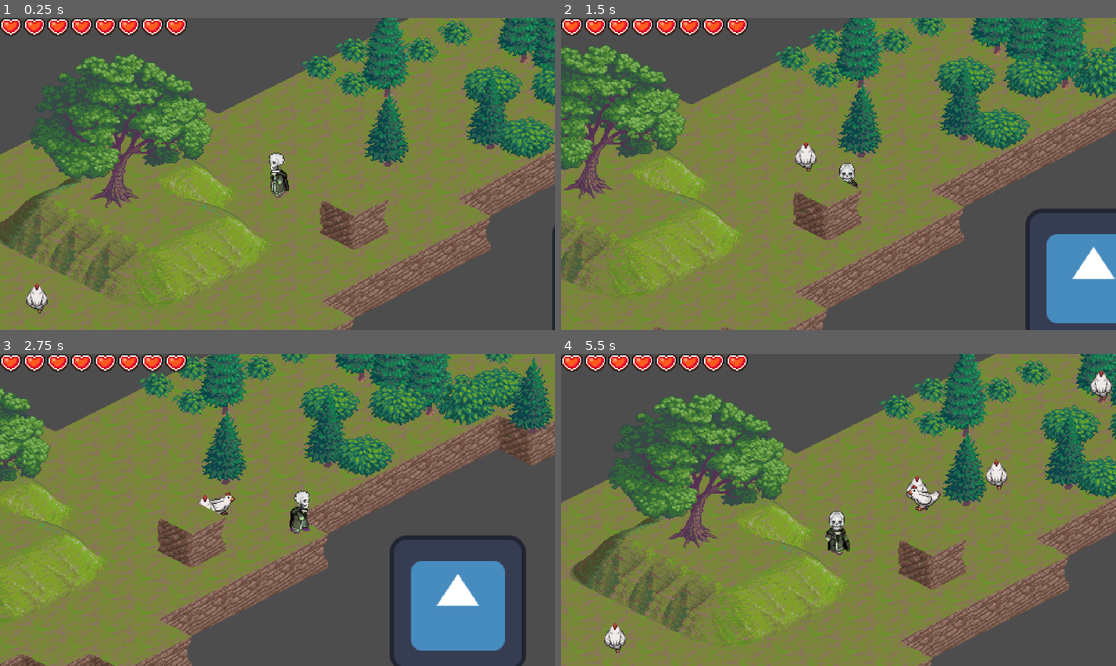
Above: before the commit, frames 1-4 (two rows, left to right).
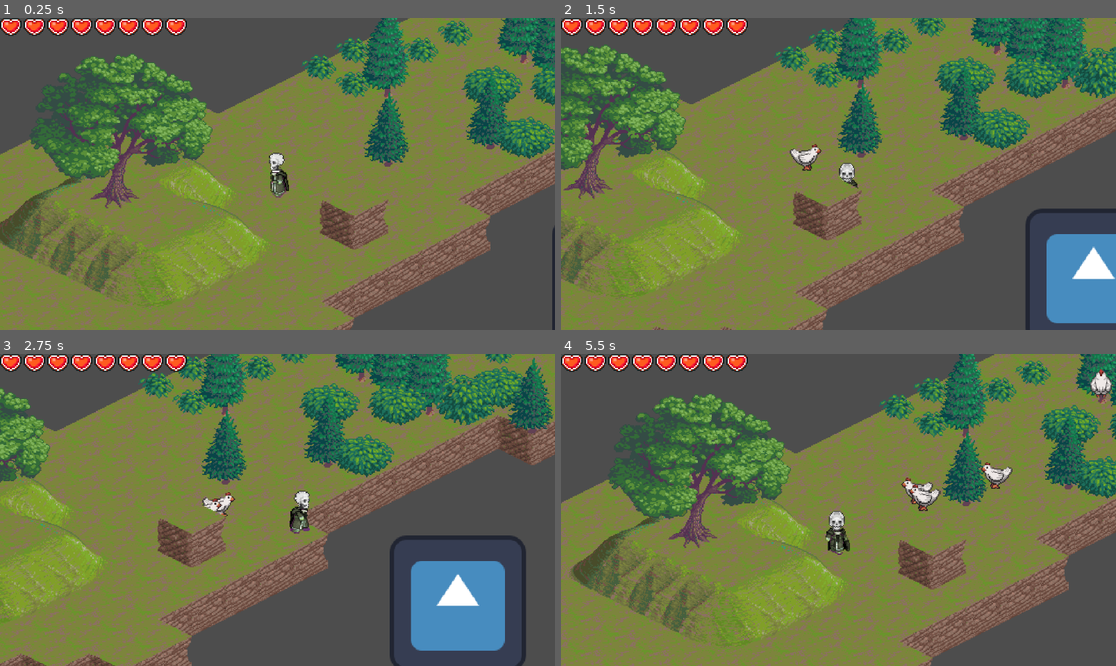
Above: after the commit, the same moments.

Repository: XMNNguyen/ECS179
Game: Godot game, scene res://Scenes/world.tscn
Same seed, same stepped clock (60 frames per second), same inputs: the game is played once before the commit and once after it. The engine's default icon, where the game draws it, is replaced by a stand-in: a white triangle on a blue panel in a dark square.
Inputs:
- Up to frame 1 (0.25 s): no input
- Up to frame 2 (1.5 s): tap Enter at 0.5 s; hold D (right) 0.53-1.28 s; hold S (down) from 1.28 s (still down)
- Up to frame 3 (2.75 s): release S (down) at 2.03 s; hold D (right) from 2.03 s (still down)
- Up to frame 4 (5.5 s): release D (right) at 2.78 s; hold W (up) 2.78-3.53 s; hold A (left) 3.53-5.03 s; hold S (down) from 5.03 s (still down)

The runs differ from the first frame. In frame 1, 0.2% of the frame differs, in the area x 4-9%, y 85-95%; in frame 2, 0.2%; in frame 3, 0.1%; in frame 4, 1.0%, in the area x 7-100%, y 4-96%.

Commit message:
fix state machine and spawner bugs

Diff:
--- a/ecs179_project/Scenes/Enemies/chicken.tscn
+++ b/ecs179_project/Scenes/Enemies/chicken.tscn
@@ -800,13 +800,13 @@
 
 [sub_resource type="AnimationNodeBlendSpace2D" id="AnimationNodeBlendSpace2D_ae716"]
 blend_point_0/node = SubResource("AnimationNodeAnimation_ed0h6")
-blend_point_0/pos = Vector2(-1, 0)
+blend_point_0/pos = Vector2(-0.7, 0)
 blend_point_1/node = SubResource("AnimationNodeAnimation_k6bf4")
-blend_point_1/pos = Vector2(0, 1)
+blend_point_1/pos = Vector2(0, 0.7)
 blend_point_2/node = SubResource("AnimationNodeAnimation_iev6y")
-blend_point_2/pos = Vector2(1, 0)
+blend_point_2/pos = Vector2(0.7, 0)
 blend_point_3/node = SubResource("AnimationNodeAnimation_sx3vg")
-blend_point_3/pos = Vector2(0, -1)
+blend_point_3/pos = Vector2(0, -0.6)
 blend_mode = 1
 
 [sub_resource type="AnimationNodeBlendTree" id="AnimationNodeBlendTree_2crtg"]
@@ -821,16 +821,12 @@
 advance_mode = 2
 
 [sub_resource type="AnimationNodeStateMachineTransition" id="AnimationNodeStateMachineTransition_wbsxq"]
-advance_mode = 2
 
 [sub_resource type="AnimationNodeStateMachineTransition" id="AnimationNodeStateMachineTransition_dusd1"]
-advance_mode = 2
-
-[sub_resource type="AnimationNodeStateMachineTransition" id="AnimationNodeStateMachineTransition_tfvey"]
-advance_mode = 2
-
-[sub_resource type="AnimationNodeStateMachineTransition" id="AnimationNodeStateMachineTransition_fu1hr"]
-advance_mode = 2
+
+[sub_resource type="AnimationNodeStateMachineTransition" id="AnimationNodeStateMachineTransition_8gsgy"]
+
+[sub_resource type="AnimationNodeStateMachineTransition" id="AnimationNodeStateMachineTransition_0h4no"]
 
 [sub_resource type="AnimationNodeStateMachine" id="AnimationNodeStateMachine_f5p8c"]
 states/Attack/node = SubResource("AnimationNodeBlendTree_grtar")
@@ -838,9 +834,9 @@
 states/Idle/node = SubResource("AnimationNodeBlendTree_u1wnf")
 states/Idle/position = Vector2(363, 190)
 states/Move/node = SubResource("AnimationNodeBlendTree_2crtg")
-states/Move/position = Vector2(363, 37)
+states/Move/position = Vector2(363, 49)
 states/Start/position = Vector2(173, 107)
-transitions = ["Start", "Idle", SubResource("AnimationNodeSt …(139 unchanged characters)… ionNodeStateMachineTransition_dusd1"), "Move", "Attack", SubResource("AnimationNodeStateMachineTransition_tfvey"), "Attack", "Move", SubResource("AnimationNodeStateMachineTransition_fu1hr")]
+transitions = ["Start", "Idle", SubResource("AnimationNodeSt …(139 unchanged characters)… ionNodeStateMachineTransition_dusd1"), "Attack", "Move", SubResource("AnimationNodeStateMachineTransition_8gsgy"), "Move", "Attack", SubResource("AnimationNodeStateMachineTransition_0h4no")]
 
 [sub_resource type="CircleShape2D" id="CircleShape2D_ig6tq"]
 radius = 8.06226
@@ -873,7 +869,7 @@
 parameters/Attack/TimeScale/scale = 1.0
 parameters/Attack/attack_blend/blend_position = Vector2(0, 1)
 parameters/Idle/TimeScale/scale = 1.0
-parameters/Idle/idle_blend/blend_position = Vector2(0, 0)
+parameters/Idle/idle_blend/blend_position = Vector2(0.0119932, 0.664596)
 parameters/Move/TimeScale/scale = 1.0
 parameters/Move/move_blend/blend_position = Vector2(0, 1)
 
--- a/ecs179_project/Scenes/Player.tscn
+++ b/ecs179_project/Scenes/Player.tscn
@@ -456,7 +456,7 @@
 [sub_resource type="AnimationNodeBlendTree" id="AnimationNodeBlendTree_i5g2g"]
 graph_offset = Vector2(23.4893, 61.857)
 nodes/TimeScale/node = SubResource("AnimationNodeTimeScale_e14qk")
-nodes/TimeScale/position = Vector2(730.588, 165.214)
+nodes/TimeScale/position = Vector2(720, 160)
 nodes/idle_blend/node = SubResource("AnimationNodeBlendSpace2D_0w3fh")
 nodes/idle_blend/position = Vector2(500, 80)
 nodes/output/position = Vector2(920, 180)
--- a/ecs179_project/Scenes/world.tscn
+++ b/ecs179_project/Scenes/world.tscn
@@ -1610,4 +1610,4 @@
 [node name="Hearts" parent="CanvasLayer" instance=ExtResource("5_x1rp2")]
 
 [node name="Chicken" parent="." instance=ExtResource("8_q84ec")]
-position = Vector2(-10, 108)
+position = Vector2(-190, 133)
--- a/ecs179_project/Scripts/Enemies/chicken.gd
+++ b/ecs179_project/Scripts/Enemies/chicken.gd
@@ -57,3 +57,5 @@
 	move_and_slide()
 	state_machine.travel(state_keys[cur_state])
 	animationTree.set(blend_paths[cur_state], blend_position)
+	#print("cur_state: " + str(cur_state))
+	#print(state_machine.get_current_node())
--- a/ecs179_project/Scripts/spawner.gd
+++ b/ecs179_project/Scripts/spawner.gd
@@ -16,6 +16,8 @@
 
 # Called when the node enters the scene tree for the first time.
 func _ready() -> void:
+	print(tile_map.boundery)
+	print(tile_map.wall_bounderies.values())
 	refresh_spawn_timer()
 
 
@@ -45,9 +47,10 @@
 	# randomly set the spawn location somewhere around our spawner no more then spawn_radius away
 	# if the spawn location is invalid (off map), change the spawn location
 	var spawn_location: Vector2 = get_random_spawn_location()
-	while (tile_map.get_cell_source_id(enemy_instance.z_index - 1, tile_map.local_to_map(spawn_location)) == -1 &&
-			tile_map.get_cell_atlas_coords(enemy_instance.z_index - 1, tile_map.local_to_map(spawn_location)) != tile_map.boundery &&
-			tile_map.get_cell_atlas_coords(enemy_instance.z_index - 1, tile_map.local_to_map(spawn_location)) not in tile_map.wall_bounderies):
+	while (tile_map.get_cell_source_id(enemy_instance.z_index - 1, tile_map.local_to_map(spawn_location)) == -1 ||
+			tile_map.get_cell_atlas_coords(enemy_instance.z_index - 1, tile_map.local_to_map(spawn_location)) == tile_map.boundery ||
+			tile_map.get_cell_atlas_coords(enemy_instance.z_index - 1, tile_map.local_to_map(spawn_location)) in tile_map.wall_bounderies.values()):
+		print(tile_map.get_cell_atlas_coords(enemy_instance.z_index - 1, tile_map.local_to_map(spawn_location)))
 		spawn_location = get_random_spawn_location()
 
 	enemy_instance.global_position = spawn_location
